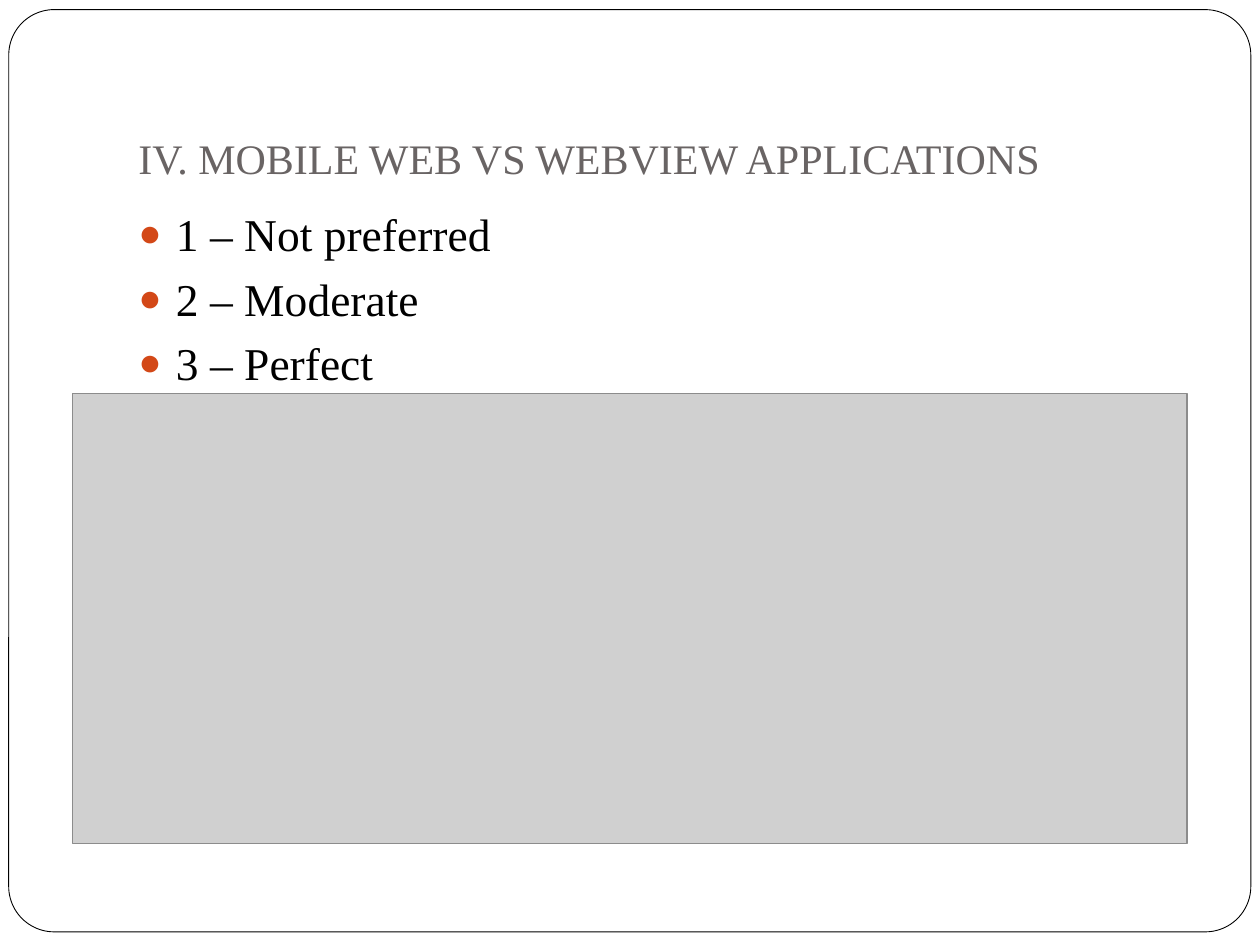
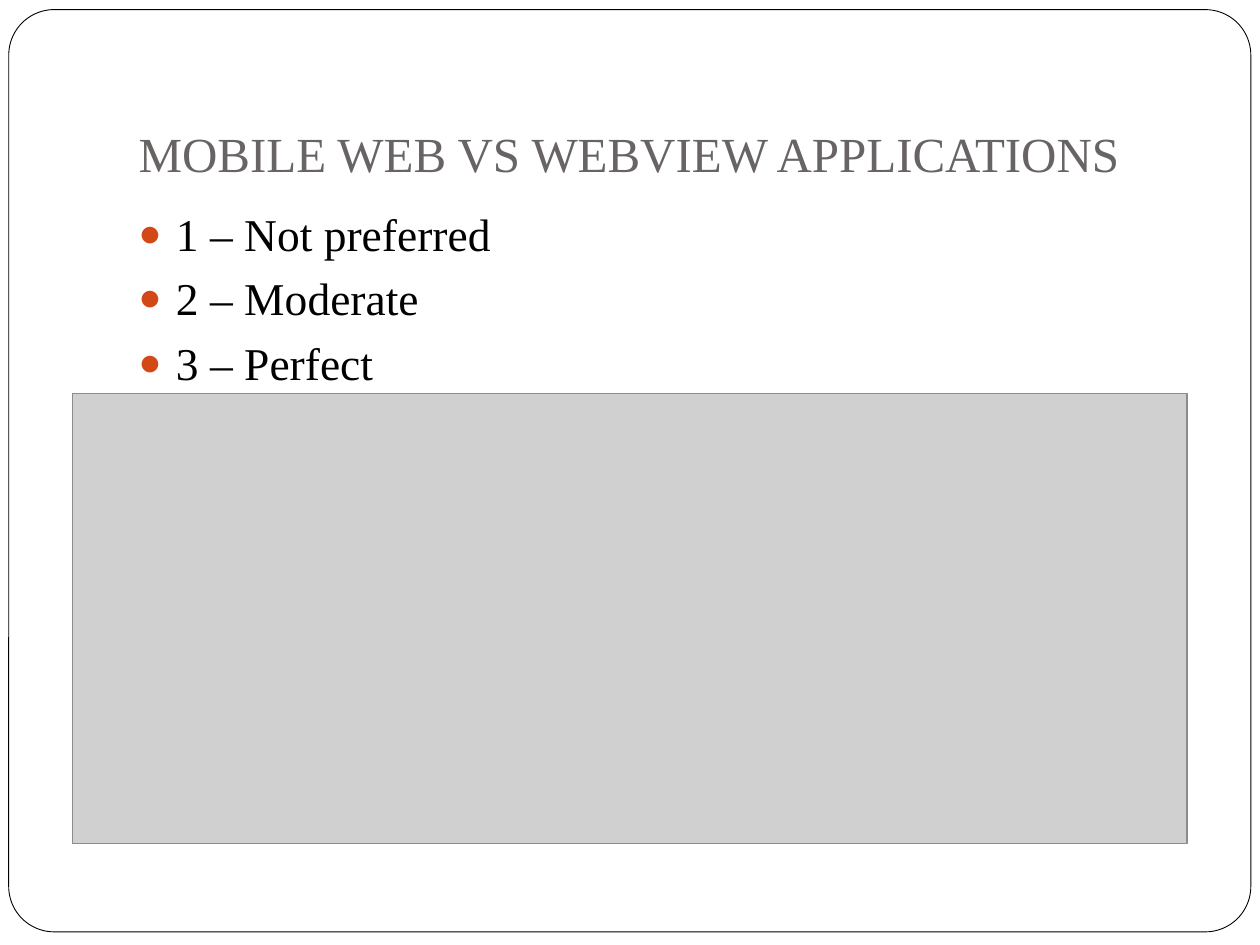
Before and after one commit to peter279k/regular_meeting, a slide deck: slide 10 of Recommendations for Webview Based Mobile.ppt. Drawn at 1260x945 pixels with LibreOffice and Linux fonts; fonts in the diff are those of the drawing; grey boxes stand for pictures. Boxes give left, top, right and bottom in pixels: in the first picture for what was removed or moved away, otherwise in the second. Text is boxed around its words. In the diff, an @@ line names an element or a change of style, - is before the commit and + after.

```diff
--- a/Recommendations for Webview Based Mobile.ppt
+++ b/Recommendations for Webview Based Mobile.ppt
@@ title at [139, 139, 1120, 173]: text changed; size 24 to 28 pt @@
-IV. MOBILE WEB VS WEBVIEW APPLICATIONS
+MOBILE WEB VS WEBVIEW APPLICATIONS
```
Also in this commit, not shown: 11 other slides changed.
